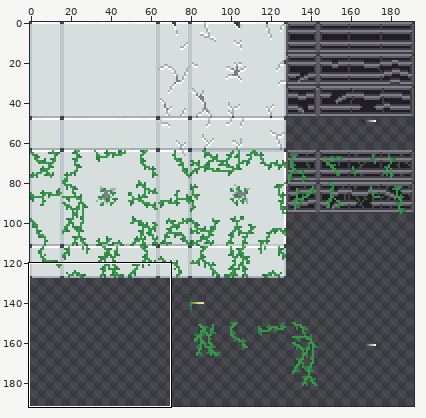
File history of a sprite sheet, levels/Tilesets/backgrounds/white_panels.png. Above, an overview of the earlier version with the close-up marked.
Close-up. Before the commit:
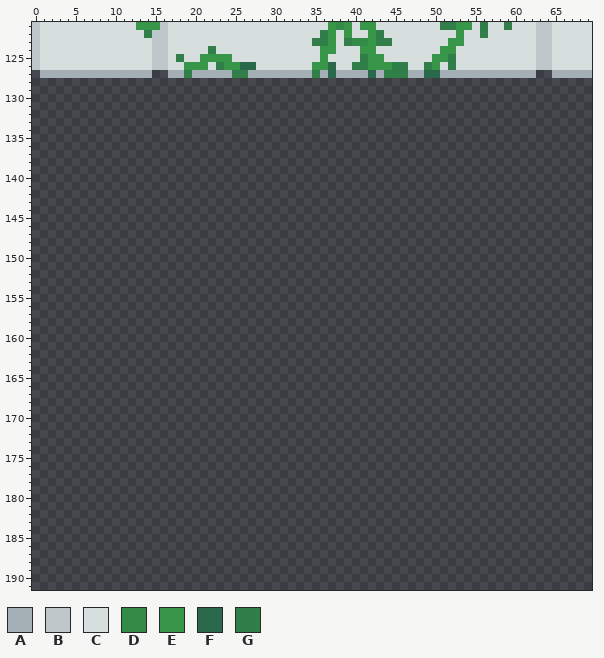
The file is 192x192 pixels. Colours within 5 levels of each other are drawn and written as one. Shown: x 0..69, y 121..191. The commit also changed other parts of the picture, which this record leaves out.
Palette (. is transparent): A #a5b0b6  B #bec7ca  C #d6dede  D #348b48  E #379648  F #29684a  G #307f49
Pixels before (only the part around the change), first column x 0:
121 BCCCCCCCCCCCCEEEBCCCCCCCCCCCCCCCCCCCCEDECEECCCCCCCCGGEECGCCGCCCBBCCCCC
122 BCCCCCCCCCCCCCGBBCCCCCCCCCCCCCCCCCCCGECECCEGCCCCCCCCCECCGCCCCCCBBCCCCC
123 BCCCCCCCCCCCCCCBBCCCCCCCCCCCCCCCCCCGGECGDDEGGCCCCCCCEECCCCCCCCCBBCCCCC
124 BCCCCCCCCCCCCCCBBCCCCCGCCCCCCCCCCCCCEECCCEECCCCCCCCEECCCCCCCCCCBBCCCCC
125 BCCCCCCCCCCCCCCBBCGCCEEEECCCCCCCCCCCECCCCGEECCCCCCEEGCCCCCCCCCCBBCCCCC
126 BCCCCCCCCCCCCCCBBCCEEECGEEFFCCCCCCCEEFCCGGEEEGGCCGECGCCCCCCCCCCBBCCCCC
127 .AAAAAAAAAAAAAA..AAGAAAAAGGAAAAAAAAGAFAAAAFAGGGAAFFAAAAAAAAAAAA..AAAAA
128 ......................................................................
129 ......................................................................
130 ......................................................................
131 ......................................................................
132 ......................................................................
133 ......................................................................
134 ......................................................................
135 ......................................................................
136 ......................................................................
137 ......................................................................
138 ......................................................................
139 ......................................................................
140 ......................................................................
141 ......................................................................
142 ......................................................................
143 ......................................................................
144 ......................................................................
145 ......................................................................
146 ......................................................................
147 ......................................................................
148 ......................................................................
149 ......................................................................
150 ......................................................................
151 ......................................................................
152 ......................................................................
153 ......................................................................
154 ......................................................................
155 ......................................................................
156 ......................................................................
157 ......................................................................
158 ......................................................................
159 ......................................................................
160 ......................................................................
161 ......................................................................
162 ......................................................................
163 ......................................................................
164 ......................................................................
165 ......................................................................
166 ......................................................................
167 ......................................................................
168 ......................................................................
169 ......................................................................
170 ......................................................................
171 ......................................................................
172 ......................................................................
173 ......................................................................
174 ......................................................................
175 ......................................................................
176 ......................................................................
177 ......................................................................
178 ......................................................................
179 ......................................................................
180 ......................................................................
181 ......................................................................
182 ......................................................................
183 ......................................................................
184 ......................................................................
185 ......................................................................
186 ......................................................................
187 ......................................................................
188 ......................................................................
189 ......................................................................
190 ......................................................................
191 ......................................................................
New version:
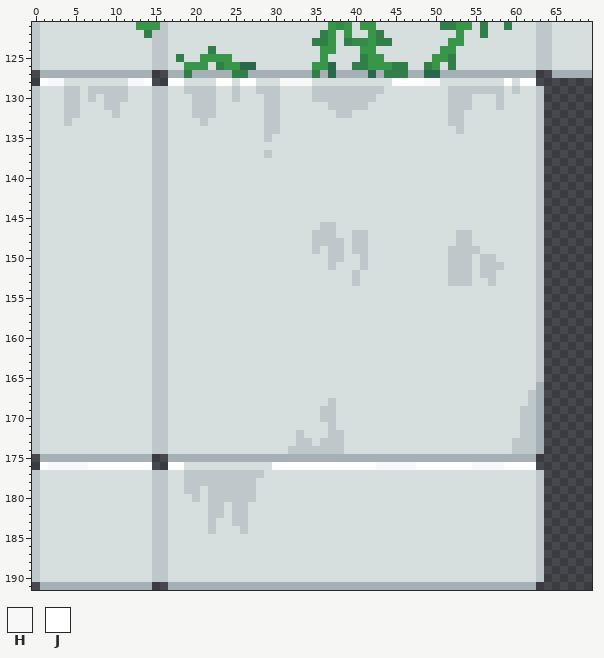
Colours new in this view: H #f8f8f8  J #ffffff
The exact change:
y 128: x 1..14 .............. -> JHHCCCCCCCCHHJ; x 17..62 .............................................. -> JJCCCCJJCJJCCCHHHHCCCCCCCCCCJJJJHHCCCCCCCCJCJJ
y 129: x 0..63 ................................................................ -> BCCCBBCBBBBBCCCBBCCBBBBCCBCCBBBCCCCBBBBBBBBBCCCCCCCCBBBBBBBCBCCB
y 130: x 0..63 ................................................................ -> BCCCBBCBCBBBCCCBBCCCBBBCCBCCCBBCCCCBBBBBBBBCCCCCCCCCBBBCCCBCCCCB
y 131: x 0..63 ................................................................ -> BCCCBBCCCBBCCCCBBCCCBBBCCCCCCBBCCCCCCBBBBBCCCCCCCCCCBBBCCCBCCCCB
y 132: x 0..63 ................................................................ -> BCCCBBCCCCBCCCCBBCCCBBBCCCCCCBBCCCCCCCBBCCCCCCCCCCCCBBCCCCCCCCCB
y 133: x 0..63 ................................................................ -> BCCCBCCCCCCCCCCBBCCCCBCCCCCCCBBCCCCCCCCCCCCCCCCCCCCCBBCCCCCCCCCB
y 134: x 0..63 ................................................................ -> BCCCCCCCCCCCCCCBBCCCCCCCCCCCCBBCCCCCCCCCCCCCCCCCCCCCCBCCCCCCCCCB
y 135: x 0..63 ................................................................ -> BCCCCCCCCCCCCCCBBCCCCCCCCCCCCBCCCCCCCCCCCCCCCCCCCCCCCCCCCCCCCCCB
y 136: x 0..63 ................................................................ -> BCCCCCCCCCCCCCCBBCCCCCCCCCCCCCCCCCCCCCCCCCCCCCCCCCCCCCCCCCCCCCCB
y 137: x 0..63 ................................................................ -> BCCCCCCCCCCCCCCBBCCCCCCCCCCCCBCCCCCCCCCCCCCCCCCCCCCCCCCCCCCCCCCB
y 138..145: x 0..63 ................................................................ -> BCCCCCCCCCCCCCCBBCCCCCCCCCCCCCCCCCCCCCCCCCCCCCCCCCCCCCCCCCCCCCCB
y 146: x 0..63 ................................................................ -> BCCCCCCCCCCCCCCBBCCCCCCCCCCCCCCCCCCCBBCCCCCCCCCCCCCCCCCCCCCCCCCB
y 147: x 0..63 ................................................................ -> BCCCCCCCCCCCCCCBBCCCCCCCCCCCCCCCCCCBBBCCBBCCCCCCCCCCCBBCCCCCCCCB
y 148: x 0..63 ................................................................ -> BCCCCCCCCCCCCCCBBCCCCCCCCCCCCCCCCCCBBBBCBBCCCCCCCCCCCBBCCCCCCCCB
y 149: x 0..63 ................................................................ -> BCCCCCCCCCCCCCCBBCCCCCCCCCCCCCCCCCCBCBBCBBCCCCCCCCCCBBBBCCCCCCCB
y 150: x 0..63 ................................................................ -> BCCCCCCCCCCCCCCBBCCCCCCCCCCCCCCCCCCCCBBCCBCCCCCCCCCCBBBCBBCCCCCB
y 151: x 0..63 ................................................................ -> BCCCCCCCCCCCCCCBBCCCCCCCCCCCCCCCCCCCCBCCCBCCCCCCCCCCBBBCBBBCCCCB
y 152: x 0..63 ................................................................ -> BCCCCCCCCCCCCCCBBCCCCCCCCCCCCCCCCCCCCCCCBCCCCCCCCCCCBBBCBBCCCCCB
y 153: x 0..63 ................................................................ -> BCCCCCCCCCCCCCCBBCCCCCCCCCCCCCCCCCCCCCCCBCCCCCCCCCCCBBBCCBCCCCCB
y 154..165: x 0..63 ................................................................ -> BCCCCCCCCCCCCCCBBCCCCCCCCCCCCCCCCCCCCCCCCCCCCCCCCCCCCCCCCCCCCCCB
y 166: x 0..63 ................................................................ -> BCCCCCCCCCCCCCCBBCCCCCCCCCCCCCCCCCCCCCCCCCCCCCCCCCCCCCCCCCCCCCCA
y 167: x 0..63 ................................................................ -> BCCCCCCCCCCCCCCBBCCCCCCCCCCCCCCCCCCCCCCCCCCCCCCCCCCCCCCCCCCCCCBA
y 168: x 0..63 ................................................................ -> BCCCCCCCCCCCCCCBBCCCCCCCCCCCCCCCCCCCCBCCCCCCCCCCCCCCCCCCCCCCCCBA
y 169..170: x 0..63 ................................................................ -> BCCCCCCCCCCCCCCBBCCCCCCCCCCCCCCCCCCCBBCCCCCCCCCCCCCCCCCCCCCCCBBA
y 171: x 0..63 ................................................................ -> BCCCCCCCCCCCCCCBBCCCCCCCCCCCCCCCCCCCCBCCCCCCCCCCCCCCCCCCCCCCCBBA
y 172: x 0..63 ................................................................ -> BCCCCCCCCCCCCCCBBCCCCCCCCCCCCCCCCBCCCBBCCCCCCCCCCCCCCCCCCCCCCBBA
y 173: x 0..63 ................................................................ -> BCCCCCCCCCCCCCCBBCCCCCCCCCCCCCCCCBBCBBBCCCCCCCCCCCCCCCCCCCCCBBBA
y 174: x 0..63 ................................................................ -> BCCCCCCCCCCCCCCBBCCCCCCCCCCCCCCCBBBBBBBCCCCCCCCCCCCCCCCCCCCCBBBA
y 175: x 1..14 .............. -> AAAAAAAAAAAAAA; x 17..62 .............................................. -> AAAAAAAAAAAAAAAAAAAAAAAAAAAAAAAAAAAAAAAAAAAAAA
y 176: x 1..14 .............. -> JHHHHHJJJJJJJJ; x 17..62 .............................................. -> JJCCCCCCCCCCCJJJJJJJJJJJJJHHHHHJJJJJJJHHHHJJJJ
y 177: x 0..63 ................................................................ -> BCCCCCCCCCCCCCCBBCCBBBBBBBBBBCCCCCCCCCCCCCCCCCCCCCCCCCCCCCCCCCCB
y 178: x 0..63 ................................................................ -> BCCCCCCCCCCCCCCBBCCBBBBBBBBBCCCCCCCCCCCCCCCCCCCCCCCCCCCCCCCCCCCB
y 179: x 0..63 ................................................................ -> BCCCCCCCCCCCCCCBBCCBBCBBBBBBCCCCCCCCCCCCCCCCCCCCCCCCCCCCCCCCCCCB
y 180: x 0..63 ................................................................ -> BCCCCCCCCCCCCCCBBCCCBCBBBBBBCCCCCCCCCCCCCCCCCCCCCCCCCCCCCCCCCCCB
y 181..182: x 0..63 ................................................................ -> BCCCCCCCCCCCCCCBBCCCCCBBCBBCCCCCCCCCCCCCCCCCCCCCCCCCCCCCCCCCCCCB
y 183: x 0..63 ................................................................ -> BCCCCCCCCCCCCCCBBCCCCCBCCBBCCCCCCCCCCCCCCCCCCCCCCCCCCCCCCCCCCCCB
y 184: x 0..63 ................................................................ -> BCCCCCCCCCCCCCCBBCCCCCBCCCBCCCCCCCCCCCCCCCCCCCCCCCCCCCCCCCCCCCCB
y 185..190: x 0..63 ................................................................ -> BCCCCCCCCCCCCCCBBCCCCCCCCCCCCCCCCCCCCCCCCCCCCCCCCCCCCCCCCCCCCCCB
y 191: x 1..14 .............. -> AAAAAAAAAAAAAA; x 17..62 .............................................. -> AAAAAAAAAAAAAAAAAAAAAAAAAAAAAAAAAAAAAAAAAAAAAA
